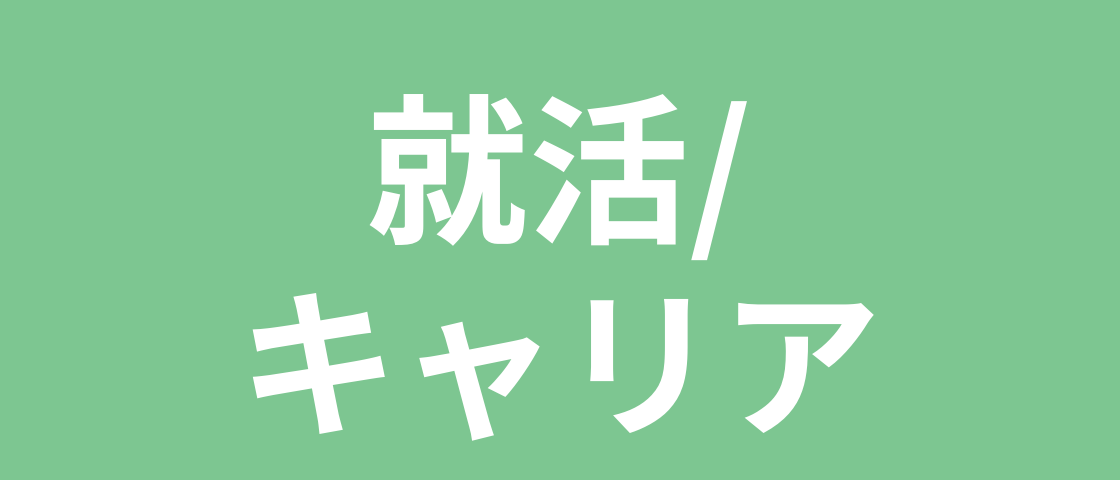
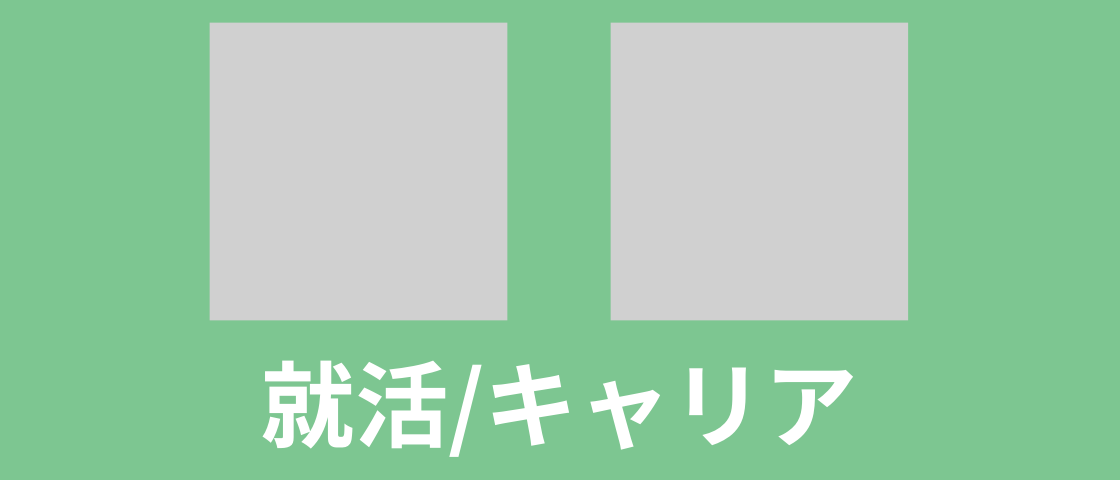
Before and after one commit to GreenBAKARI/kocote, a slide deck: slide 17 of img/コンテンツ.pptx (slide 14 before the commit). Drawn at 1120x480 pixels with LibreOffice and Linux fonts; fonts in the diff are those of the drawing; grey boxes stand for pictures. Boxes give left, top, right and bottom in pixels: in the first picture for what was removed or moved away, otherwise in the second. Text is boxed around its words. In the diff, an @@ line names an element or a change of style, - is before the commit and + after.

```diff
--- a/img/コンテンツ.pptx
+++ b/img/コンテンツ.pptx
@@ picture added at (x1=210, y1=23, x2=507, y2=320) @@
@@ picture added at (x1=611, y1=23, x2=908, y2=320) @@
@@ text at (x1=262, y1=360, x2=858, y2=457): text changed; size 138 to 80 pt @@
-就活/
-キャリア
+就活/キャリア
```
Also in this commit, not shown: 13 other slides changed, 3 slides added, 2 slides removed, 23 other files.
